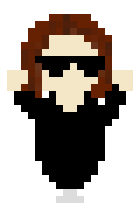
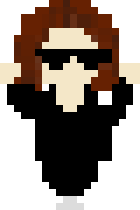
Layer changes from the first 140×210 image to the second:
added group "Layer Group" with 8 layers over left=0, top=0, right=140, bottom=210
moved "Layer #7" into group "Layer Group", painted on it over left=0, top=63, right=140, bottom=91
moved "Layer #8" into group "Layer Group", painted on it over left=7, top=77, right=133, bottom=133
moved "Layer #2" into group "Layer Group", painted on it over left=35, top=49, right=112, bottom=77
removed layer "Layer #4" over left=21, top=14, right=112, bottom=91
moved "Layer #3" into group "Layer Group", painted on it over left=14, top=0, right=119, bottom=98
moved "Layer #6" into group "Layer Group", painted on it over left=49, top=182, right=91, bottom=210
moved "Layer" into group "Layer Group", painted on it over left=35, top=14, right=112, bottom=98
moved "Layer #5" into group "Layer Group", painted on it over left=35, top=84, right=112, bottom=196
moved "Layer #1" into group "Layer Group", painted on it over left=35, top=77, right=112, bottom=196
